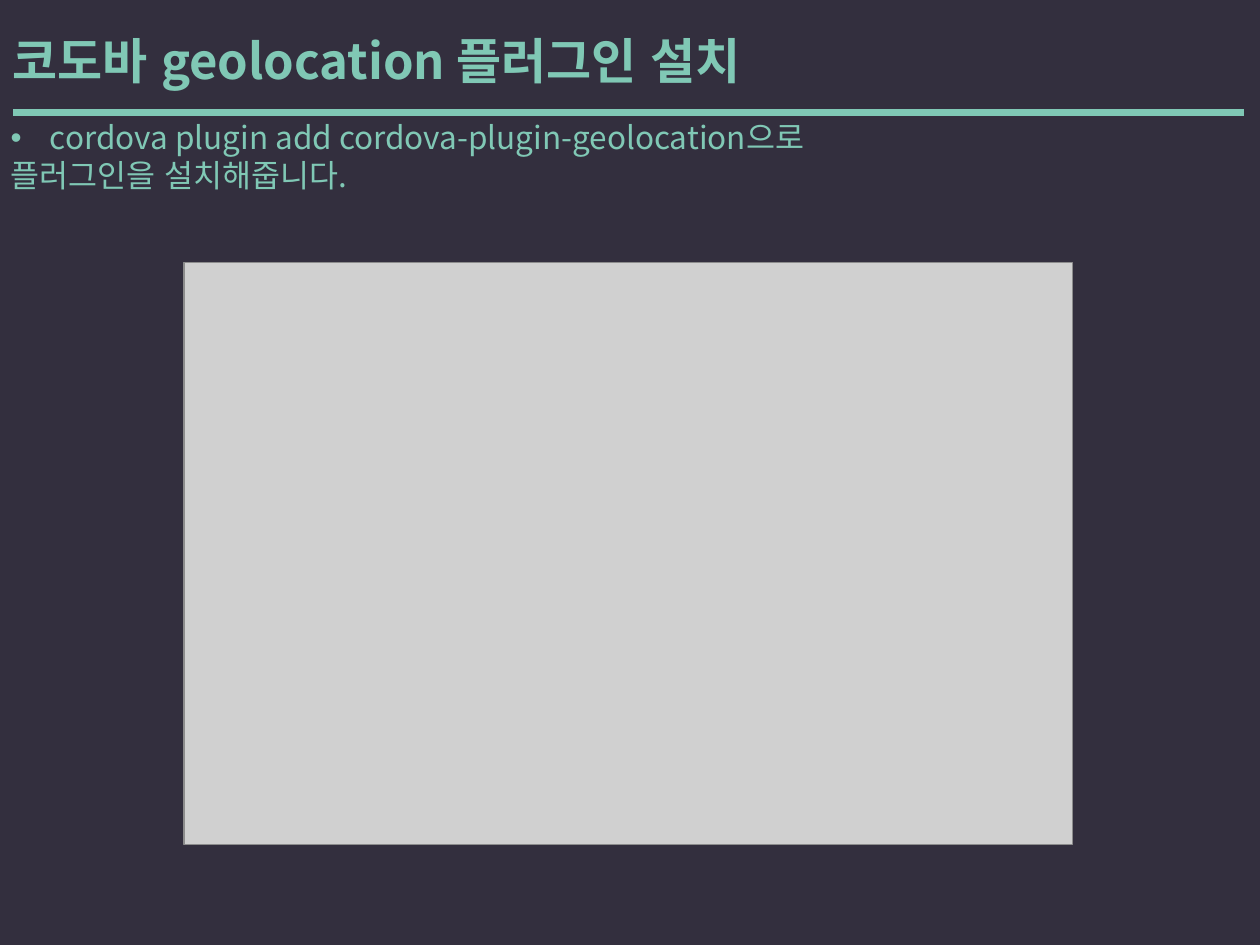
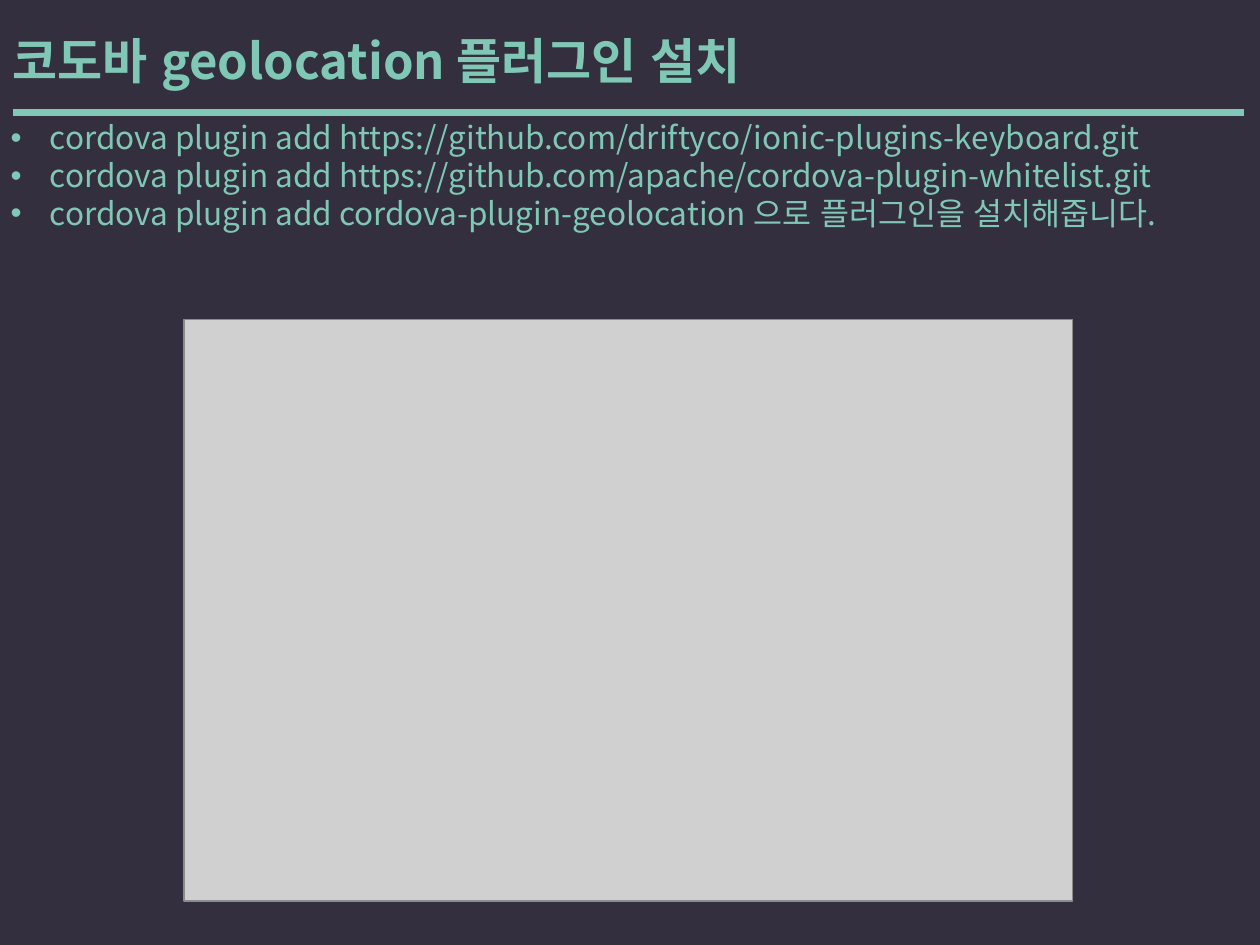
Before and after one commit to yysstory/mozzi, a slide deck: slide 84 of DOCS/1.pptx (slide 83 before the commit). Drawn at 1260x945 pixels with LibreOffice and Linux fonts; fonts in the diff are those of the drawing; grey boxes stand for pictures. Boxes give left, top, right and bottom in pixels: in the first picture for what was removed or moved away, otherwise in the second. Text is boxed around its words. In the diff, an @@ line names an element or a change of style, - is before the commit and + after.

```diff
--- a/DOCS/1.pptx
+++ b/DOCS/1.pptx
@@ text at [50,123,1157,233]: text changed @@
-• cordova plugin add cordova-plugin-geolocation으로
-플러그인을 설치해줍니다.
+• cordova plugin add https://github.com/driftyco/ionic-plugins-keyboard.git
+• cordova plugin add https://github.com/apache/cordova-plugin-whitelist.git
+• cordova plugin add cordova-plugin-geolocation 으로 플러그인을 설치해줍니다.
@@ picture: place and size @@
-picture at [184,263,1072,844]
+picture at [184,320,1072,901]
```
Also in this commit, not shown: 6 other slides changed, 3 other files.
